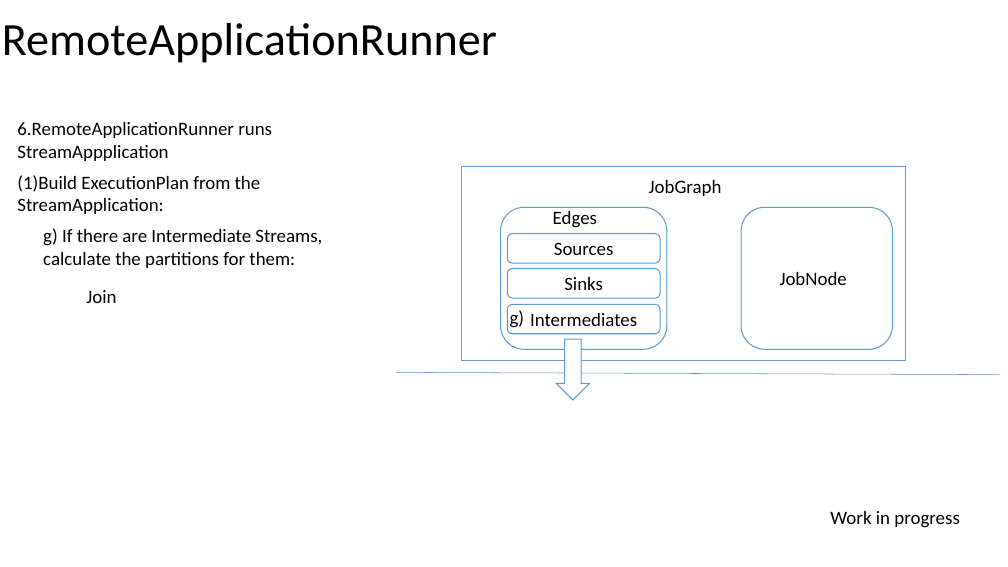
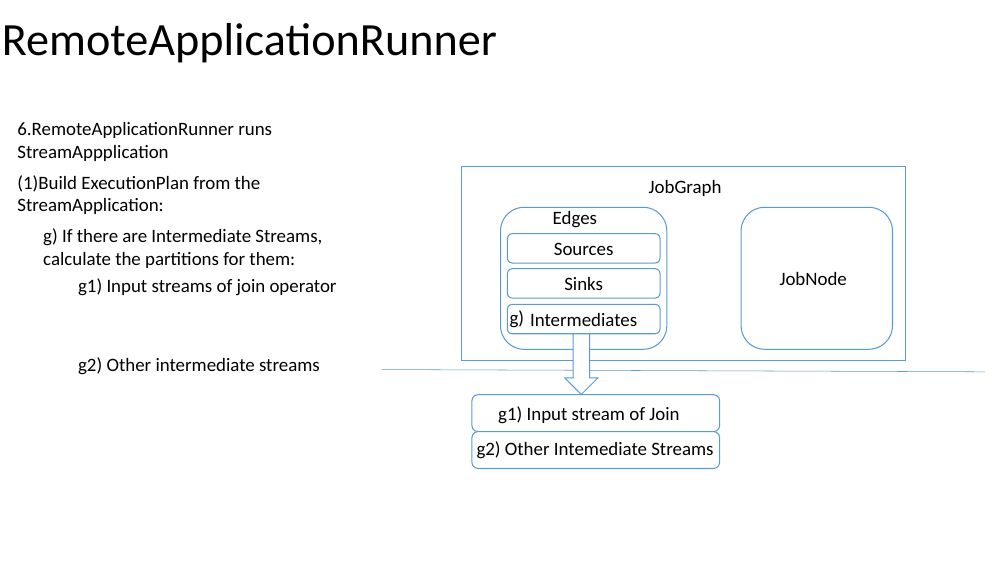
Before and after one commit to Swrrt/Samza-Documents, a slide deck: slide 49 of Documentation/SamzaStructure.pptx. Drawn at 1008x567 pixels with LibreOffice and Linux fonts; fonts in the diff are those of the drawing. Boxes give left, top, right and bottom in pixels: in the first picture for what was removed or moved away, otherwise in the second. Text is boxed around its words. In the diff, an @@ line names an element or a change of style, - is before the commit and + after.

```diff
--- a/Documentation/SamzaStructure.pptx
+++ b/Documentation/SamzaStructure.pptx
@@ text at <box>78,278,337,296</box>: text changed @@
-Join
+g1) Input streams of join operator
@@ text added at <box>78,357,320,375</box>, 18 pt, text #000000 @@
+g2) Other intermediate streams
@@ down arrow: place and size @@
-down arrow at <box>557,340,590,400</box>
+down arrow at <box>565,334,598,395</box>
@@ line moved from (396, 373) - (1000, 375) to (382, 370) - (985, 372) @@
@@ rounded rectangle added at <box>472,395,720,432</box>, fill #FFFFFF, outline #5B9BD5 1 pt @@
@@ text added at <box>498,406,679,424</box>, 18 pt, text #000000 @@
+g1) Input stream of Join
@@ rounded rectangle added at <box>472,432,720,469</box>, fill #FFFFFF, outline #5B9BD5 1 pt @@
@@ text added at <box>477,441,713,459</box>, 18 pt, text #000000 @@
+g2) Other Intemediate Streams
@@ text removed at <box>830,511,960,528</box> @@
-Work in progress
```
Also in this commit, not shown: 1 slide added.
